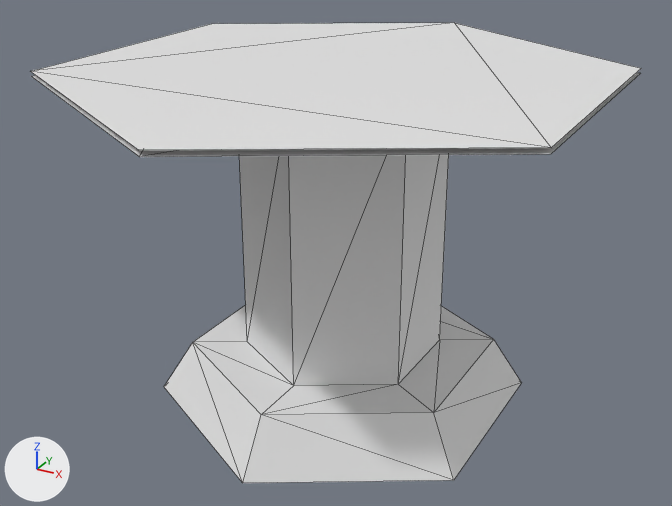
Renders of the glTF model client/scripts/modules/game/scene/assets/models/buildings/bridgeCentral.glb from each side of a commit.
Both versions are drawn from a 50 mm lens placed at (0.292, -0.533, 0.39), pointed at (0.002, -0.005, 0.126). Every picture has the same lights, and +X, +Y and +Z are marked at lower left. Mesh edges are drawn as thin lines. Vertices at the same position are counted once.

Names of what the first picture shows: 'RoadCenter'.
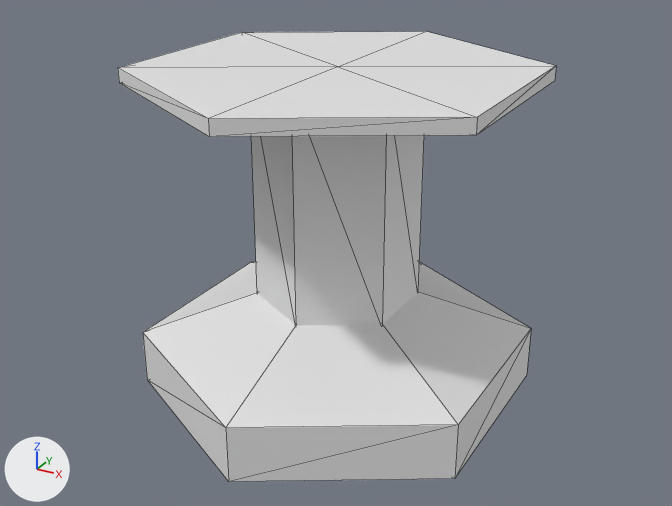
Commit message: bridge models

What differs and where, as boxes (x1, y1, x2, y2) in the pictures (672 x 506 px):
```json
{"object": "RoadCenter", "change": "reshaped, turned", "before": [31, 23, 641, 483], "after": [118, 31, 556, 482]}
{"part": 1, "of": "me_cylinder_002", "change": "added", "after": [251, 135, 424, 326]}
{"part": 2, "of": "me_cylinder_002", "change": "rebuilt", "before": [164, 155, 521, 483], "after": [143, 262, 531, 482]}
{"part": 3, "of": "me_cylinder_002", "change": "rebuilt", "before": [31, 73, 641, 157], "after": [118, 31, 556, 137]}
{"part": 4, "of": "me_cylinder_002", "change": "deleted", "before": [31, 23, 641, 150]}
```

Edits to the scene script, one JSON object a line:
```json
{"block": "me_cylinder_002", "where": "# used by ob_roadcenter; location = (0.0, 0.0, 0.0)"}
{"op": "remove", "block": "me_cylinder_002", "code": "me_cylinder_002.from_pydata(...)  # 36 vertices, 48 faces; spans x -0.173..0.173, y -0.2..0.2, z 0.02..0.255"}
{"op": "add", "block": "me_cylinder_002", "code": "me_cylinder_002.from_pydata(...)  # 38 vertices, 62 faces; spans x -0.124..0.124, y -0.143..0.143, z 0.021..0.257"}
{"block": "me_cylinder_002", "change": "me_cylinder_002 part 1: a new loose piece, a 6-sided cylinder along z spanning x -0.051..0.051, y -0.058..0.058, z 0.089..0.255"}
{"block": "me_cylinder_002", "change": "me_cylinder_002 part 2: the loose piece of 24 vertices spanning x -0.108..0.124, y -0.139..0.128, z 0.02..0.249 is rebuilt with 13 vertices and now spans x -0.124..0.124, y -0.143..0.143, z 0.021..0.114"}
{"block": "me_cylinder_002", "change": "me_cylinder_002 part 3: the loose piece of 6 vertices spanning x -0.173..0.173, y -0.2..0.2, z 0.251 is rebuilt with 13 vertices and now spans x -0.124..0.124, y -0.143..0.143, z 0.247..0.257"}
{"block": "me_cylinder_002", "change": "me_cylinder_002 part 4: the loose piece of 6 vertices spanning x -0.173..0.173, y -0.2..0.2, z 0.255 is deleted"}
{"op": "set", "path": "ob_roadcenter.rotation_euler", "old": "(0.0, 0.0, 0.0)", "new": "(0.0, 0.0, -1.047)", "note": "degrees (0, 0, 0) -> degrees (0, 0, -60)"}
```
